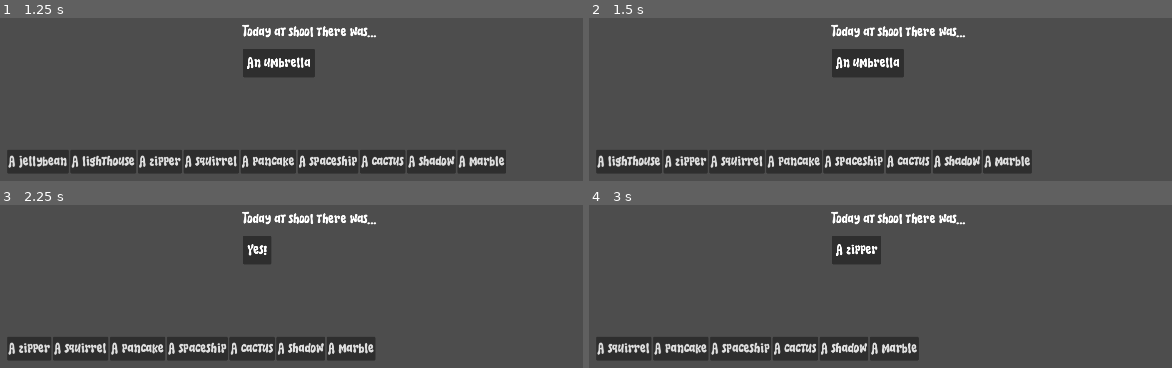
Above: before the commit, frames 1-4 (two rows, left to right).
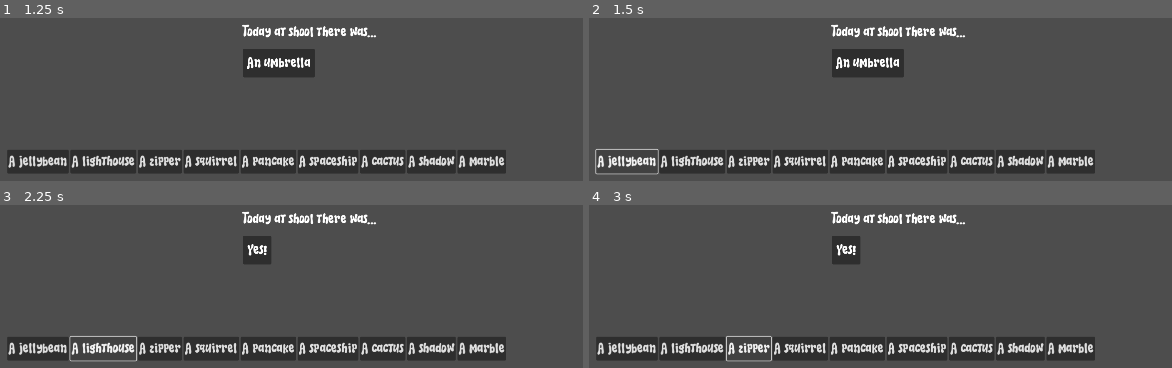
Above: after the commit, the same moments.

Repository: Balatzar/keep-it-flowing
Game: Godot game, scene res://Levels/FirstLevel/FirstLevel.tscn
Two runs of this game, one before a commit and one after it. Both use one fixed random seed, a clock stepped at 60 frames per second and the inputs below.
Inputs:
- Up to frame 1 (1.25 s): click "An umbrella" at 0.5 s
- Up to frame 2 (1.5 s): click "A jellybean" at 1.25 s
- Up to frame 3 (2.25 s): click "A lighthouse" at 2 s
- Up to frame 4 (3 s): click "A zipper" at 2.75 s

Frame 1 is identical in both runs. In frame 2, 4.9% of the frame differs, in the area x 1-87%, y 80-97%; in frame 3, 6.0%; in frame 4, 7.1%, in the area x 3-87%, y 19-97%.

Commit message:
Disallow mass clicking

Diff:
--- a/UI/WordChooser/word_chooser.gd
+++ b/UI/WordChooser/word_chooser.gd
@@ -25,6 +25,10 @@
 		_show_words_for_phase(GlobalState.game_phase)
 
 func _on_word_selected(word: Dictionary, word_instance: Node):
+	# Only process word selection when in THINKING state
+	if GlobalState.current_state != GlobalState.State.THINKING:
+		return
+
 	print("Selected word: %s, Value: %d" % [word["name"], word["value"]])
 	# Remove the word from available_words
 	GameData.remove_word(GlobalState.game_phase, word)
--- a/global_state.gd
+++ b/global_state.gd
@@ -15,7 +15,7 @@
 }
 
 # Current state
-var current_state: State = State.START
+var current_state: State = State.THINKING
 
 var selected_word: Dictionary = {}
 var game_phase: int = 1
